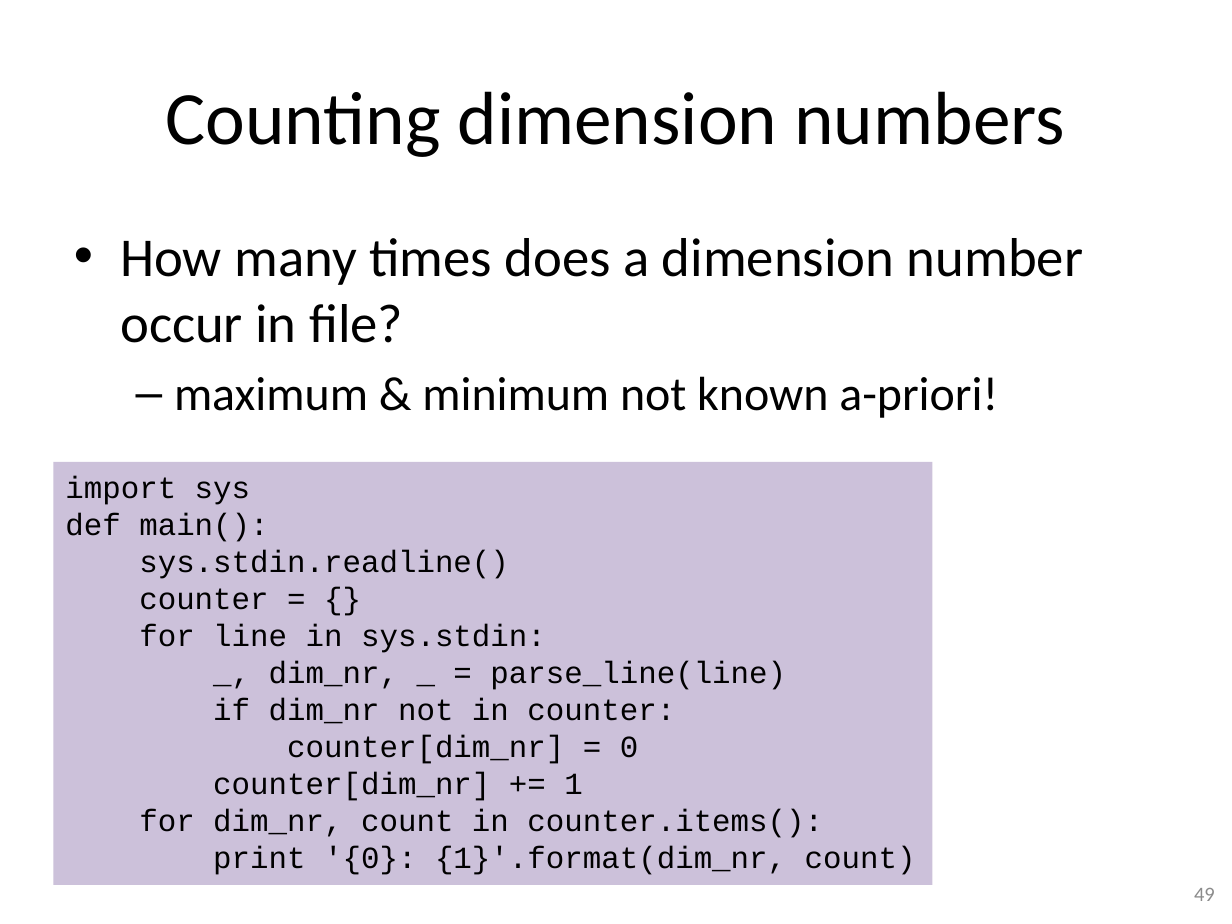
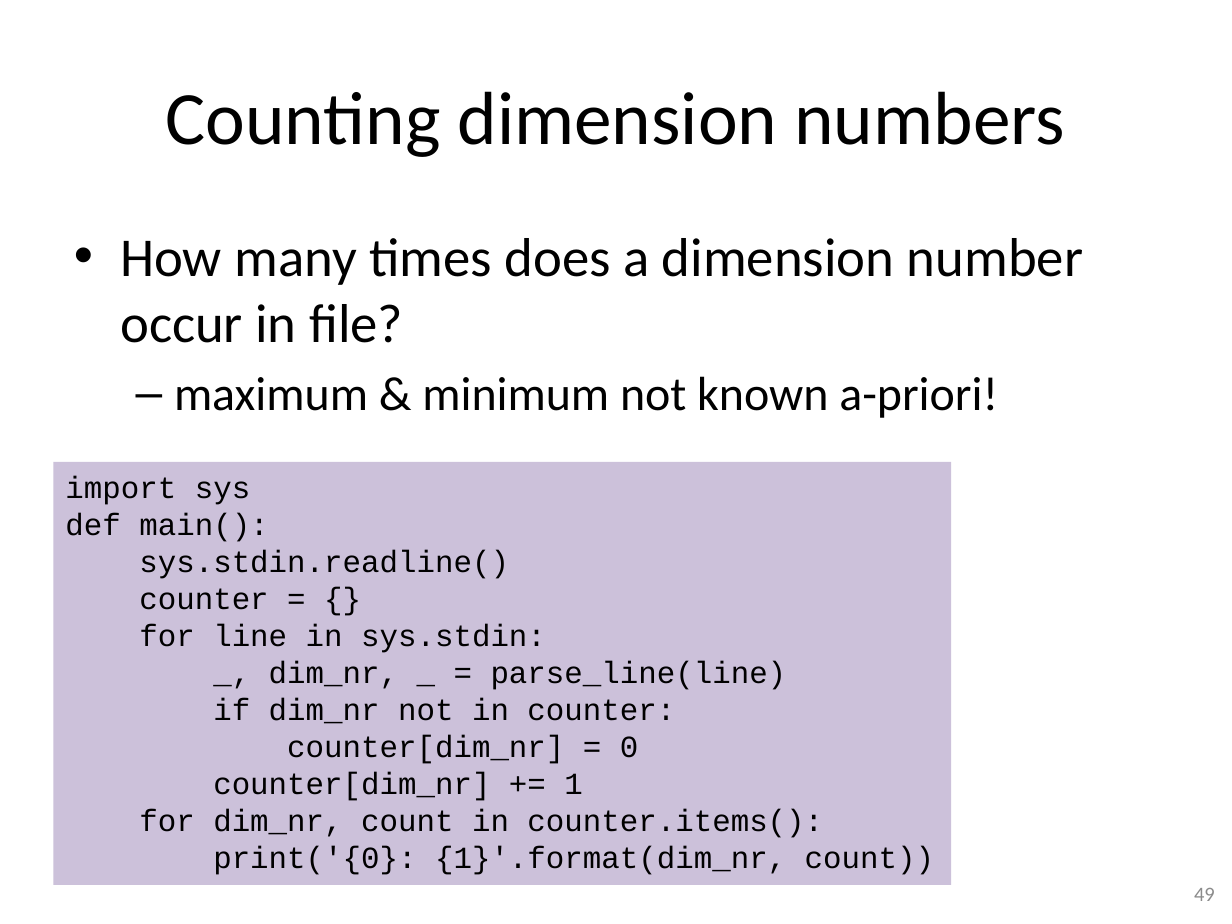
Before and after one commit to gjbex/training-material, a slide deck: slide 49 of Python/python-intro.pptx. Drawn at 1232x924 pixels with LibreOffice and Linux fonts; fonts in the diff are those of the drawing. Boxes give left, top, right and bottom in pixels: in the first picture for what was removed or moved away, otherwise in the second. Text is boxed around its words. In the diff, an @@ line names an element or a change of style, - is before the commit and + after.

```diff
--- a/Python/python-intro.pptx
+++ b/Python/python-intro.pptx
@@ rectangle "import sys": place and size @@
-rectangle "import sys" at box(53, 462, 933, 885)
+rectangle "import sys" at box(53, 462, 951, 885)
@@ text in rectangle at box(213, 846, 934, 875): text changed @@
-print '{0}: {1}'.format(dim_nr, count)
+print('{0}: {1}'.format(dim_nr, count))
```
Also in this commit, not shown: 36 other slides changed.
